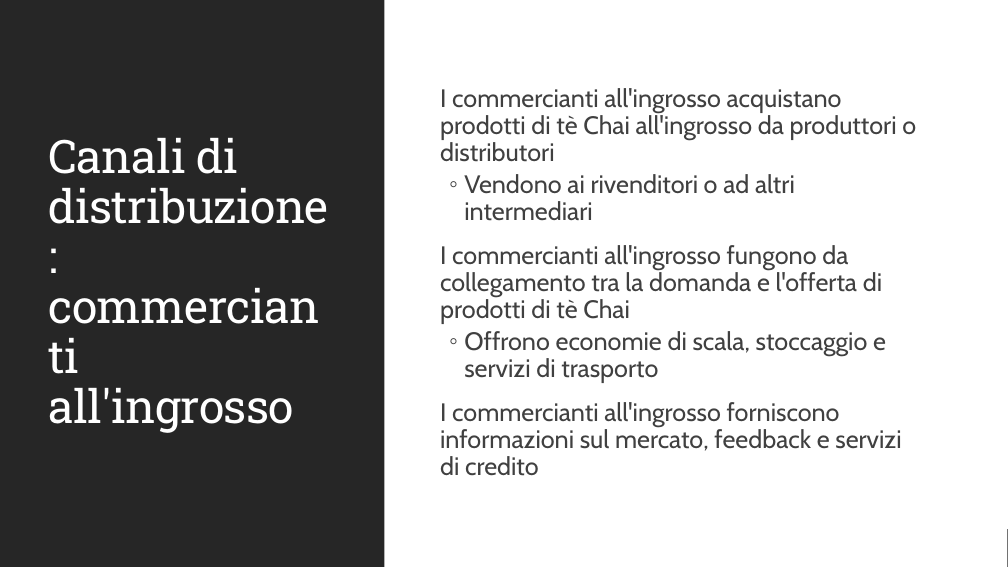
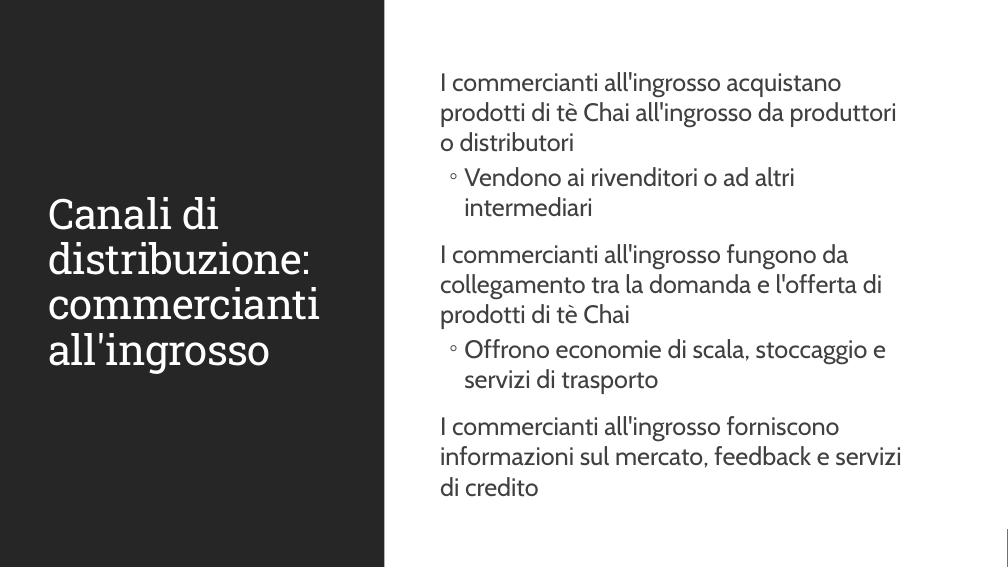
Before and after one commit to MicrosoftLearning/MS-4004-Empower-workforce-copilot-use-cases.it-it, a slide deck: slide 9 of ResourceFiles/Mystic Spice Premium Chai Market Analysis Presentation.pptx. Drawn at 1008x567 pixels with LibreOffice and Linux fonts; fonts in the diff are those of the drawing. Boxes give left, top, right and bottom in pixels: in the first picture for what was removed or moved away, otherwise in the second. Text is boxed around its words. In the diff, an @@ line names an element or a change of style, - is before the commit and + after.

```diff
--- a/ResourceFiles/Mystic Spice Premium Chai Market Analysis Presentation.pptx
+++ b/ResourceFiles/Mystic Spice Premium Chai Market Analysis Presentation.pptx
@@ title "Canali di distribuzione: commercianti all'ingrosso" at <box>48,197,320,374</box>: size 44 to 40 pt @@
@@ text "I commercianti all'ingrosso acquistano prodotti ..." at <box>440,72,901,497</box>: line spacing 0.9 to 1 @@
```
Also in this commit, not shown: 10 other slides changed, 34 other files.
